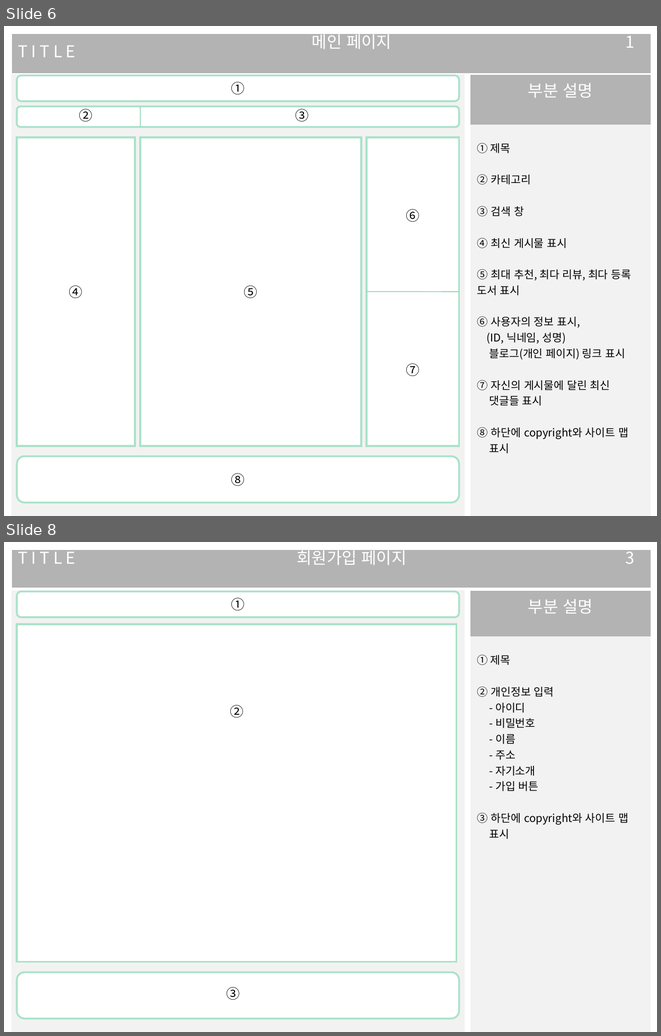
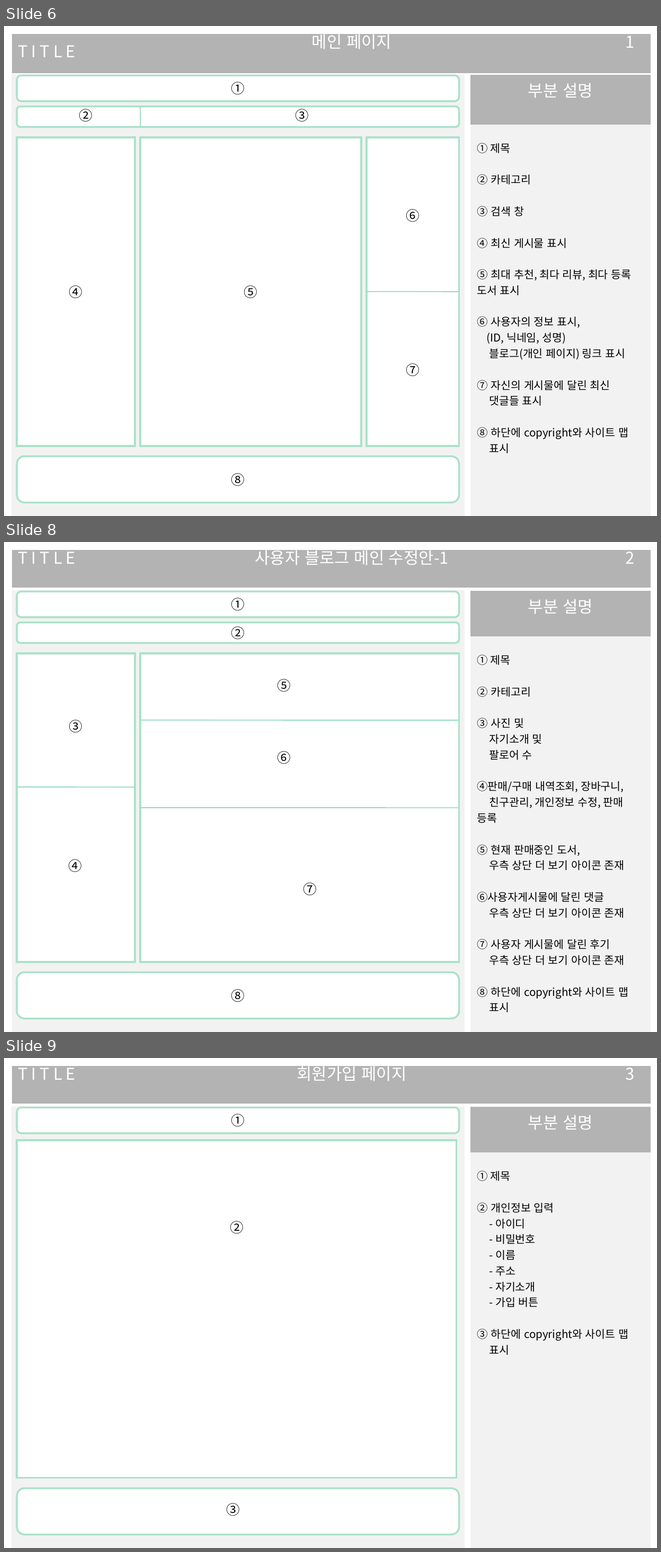
Before and after one commit to MinsikKong/bookstore, a slide deck: 문서/설계/웹프/A_4_report.ppt. Shown one above the other, each under a label of ours: slides 6 and 8 before the commit, slides 6, 8 and 9 after it; the slides between them are not shown. The pictures are 661x1036 and 661x1552 pixels, drawn with LibreOffice and Linux fonts; fonts in the diff are those of the drawing. Boxes give left, top, right and bottom in pixels: in the first picture for what was removed or moved away, otherwise in the second. Text is boxed around its words. In the diff, an @@ line names an element or a change of style, - is before the commit and + after.

```diff
--- a/문서/설계/웹프/A_4_report.ppt
+++ b/문서/설계/웹프/A_4_report.ppt
@@ slide 8 added at bbox=[4, 542, 657, 1032], background #FFFFFF @@
@@ table added at bbox=[12, 550, 651, 951], 1 rows, 3 columns @@
+T I T L E | 사용자 블로그 메인 수정안-1 | 2
@@ table added at bbox=[12, 590, 465, 1032], 1 rows, 1 columns @@
+
@@ rounded rectangle added at bbox=[17, 592, 459, 617], fill #FFFFFF, outline #AAE2CA 2.01 pt, 15 pt, text #000000 @@
+①
@@ table added at bbox=[471, 590, 651, 1032], 2 rows, 1 columns @@
+부분 설명
+① 제목 / ② 카테고리 / ③ 사진 및 / 자기소개 및 / 팔로어 수 / ④판매/구매 내역조회, 장바구니, / 친구관리, 개인정보 수정, 판매 등록 / ⑤ 현재 판매중인 도서, / 우측 상단 더 보기 아이콘 존재 / ⑥사용자게시물에 달린 댓글 / 우측 상단 더 보기 아이콘 존재 / ⑦ 사용자 게시물에 달린 후기 / 우측 상단 더 보기 아이콘 존재 / ⑧ 하단에 copyright와 사이트 맵 / 표시
@@ rounded rectangle added at bbox=[17, 623, 459, 643], fill #FFFFFF, outline #AAE2CA 2.01 pt, 15 pt, text #000000 @@
+②
@@ rectangle added at bbox=[17, 653, 135, 961], fill #FFFFFF, outline #AAE2CA 2.01 pt, 15 pt, text #000000 @@
+③
@@ rectangle added at bbox=[140, 653, 459, 961], fill #FFFFFF, outline #AAE2CA 2.01 pt @@
@@ text added at bbox=[277, 679, 291, 692], 15 pt, text #000000 @@
+⑤
@@ line added from (140, 720) to (459, 720), #95DBBD 0.99 pt @@
@@ text added at bbox=[277, 751, 291, 764], 15 pt, text #000000 @@
+⑥
@@ line added from (17, 787) to (135, 787), #95DBBD 0.99 pt @@
@@ line added from (140, 808) to (459, 808), #95DBBD 0.99 pt @@
@@ text added at bbox=[69, 859, 82, 872], 15 pt, text #000000 @@
+④
@@ text added at bbox=[303, 882, 317, 896], 15 pt, text #000000 @@
+⑦
@@ rounded rectangle added at bbox=[17, 972, 459, 1018], fill #FFFFFF, outline #AAE2CA 2.01 pt, 15 pt, text #000000 @@
+⑧
@@ what was slide 8 is now slide 9 @@
```
Also in this commit, not shown: 1 slide changed, 5 other files.
